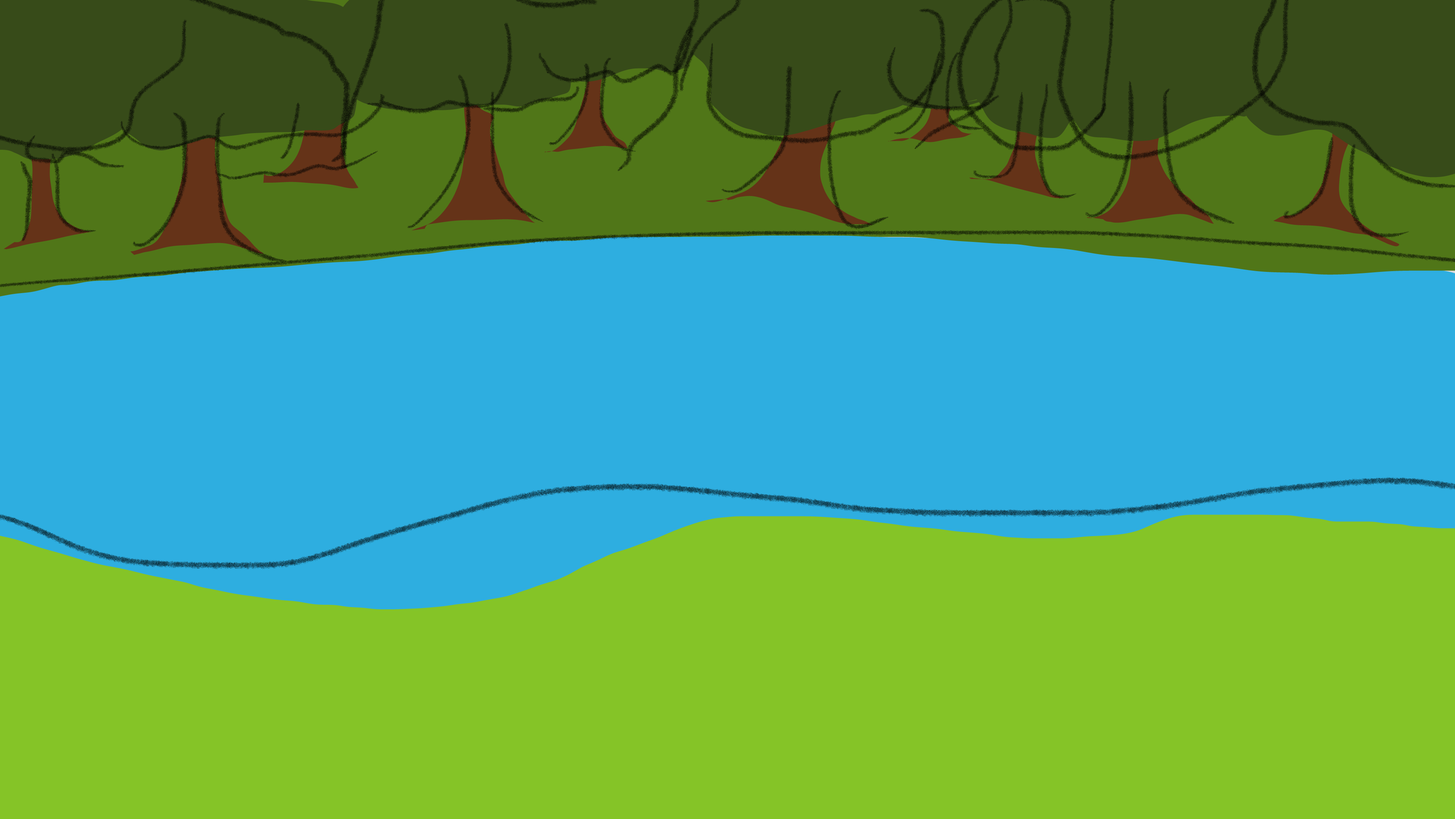
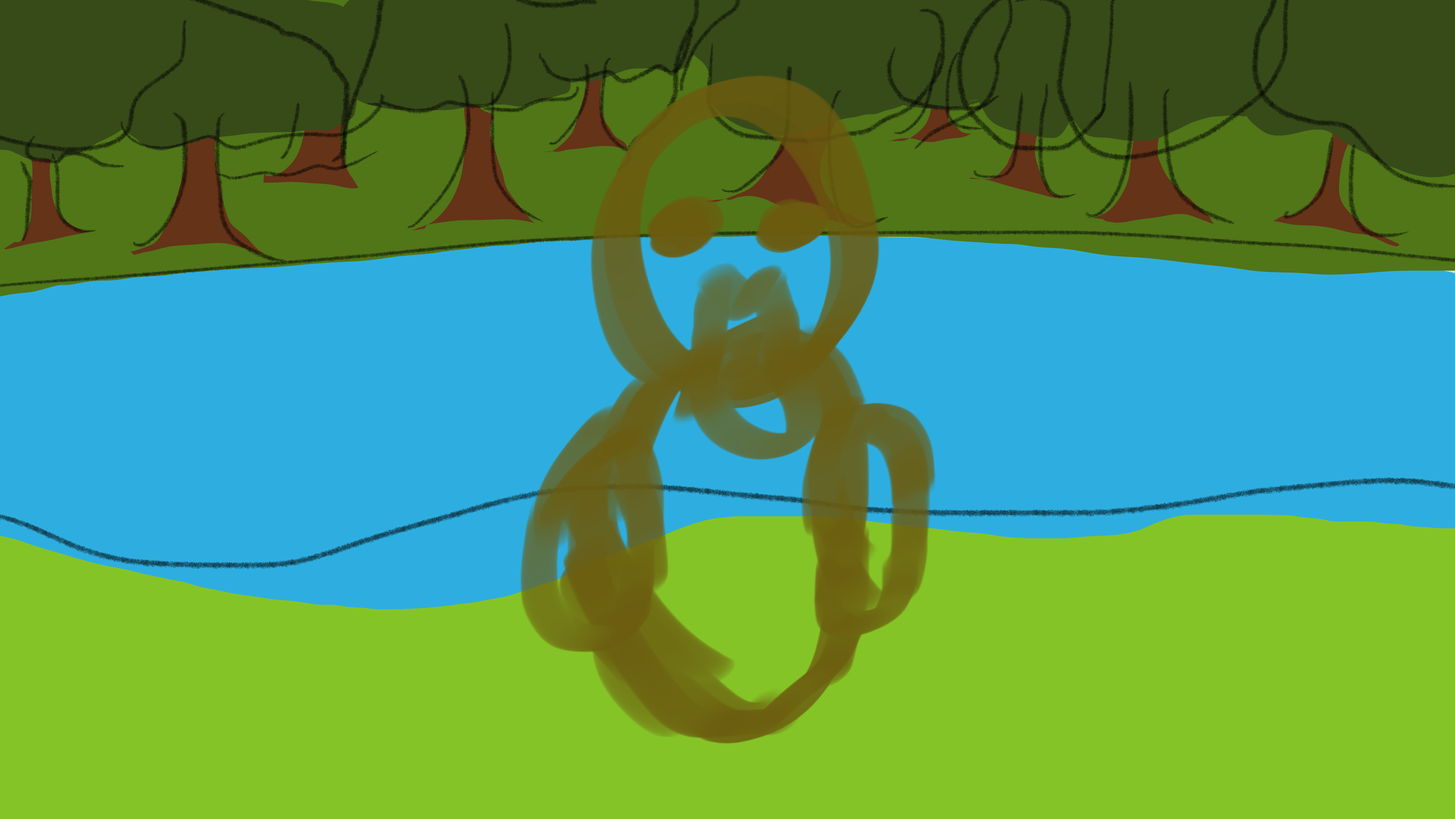
Before/after of a 1455px x 819px layered artwork. What changed in the layer stack:
added layer "Layer 3 Copy" above "Layer 1" over [519, 75, 937, 744]
